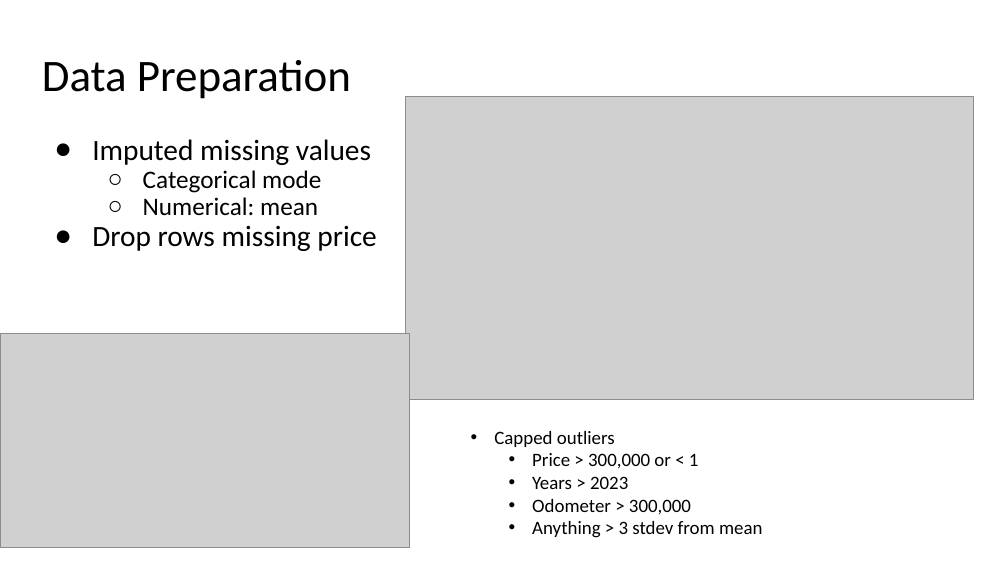
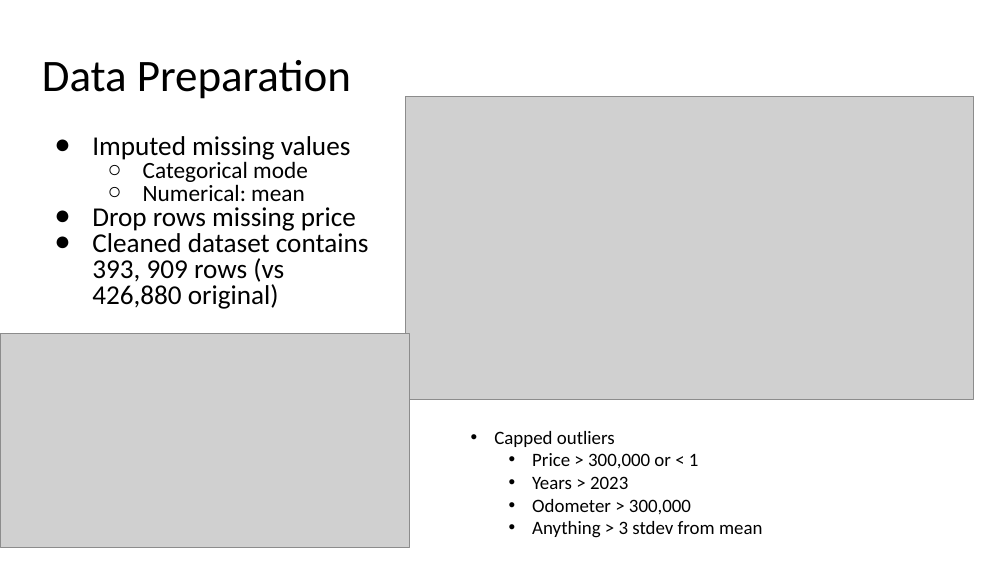
Before and after one commit to ranton256/used_car_sale_price_analysis, a slide deck: slide 17 of DSCI521_rna63_final_project_pres.pptx. Drawn at 1008x567 pixels with LibreOffice and Linux fonts; fonts in the diff are those of the drawing; grey boxes stand for pictures; background and template pictures are left out. Boxes give left, top, right and bottom in pixels: in the first picture for what was removed or moved away, otherwise in the second. Text is boxed around its words. In the diff, an @@ line names an element or a change of style, - is before the commit and + after.

```diff
--- a/DSCI521_rna63_final_project_pres.pptx
+++ b/DSCI521_rna63_final_project_pres.pptx
@@ text at (92, 136, 356, 231): size 28 to 25.9 pt in "Imputed missing values", "Drop rows missing price"; size 24 to 22.2 pt in "Categorical mode", "Numerical: mean"; line spacing 0.9 to 0.8 @@
@@ text at (92, 230, 369, 309): paragraph added @@
+● Cleaned dataset contains 393, 909 rows (vs 426,880 original)
```
Also in this commit, not shown: 14 other slides changed, 1 slide added, 1 slide removed, 4 other files.
